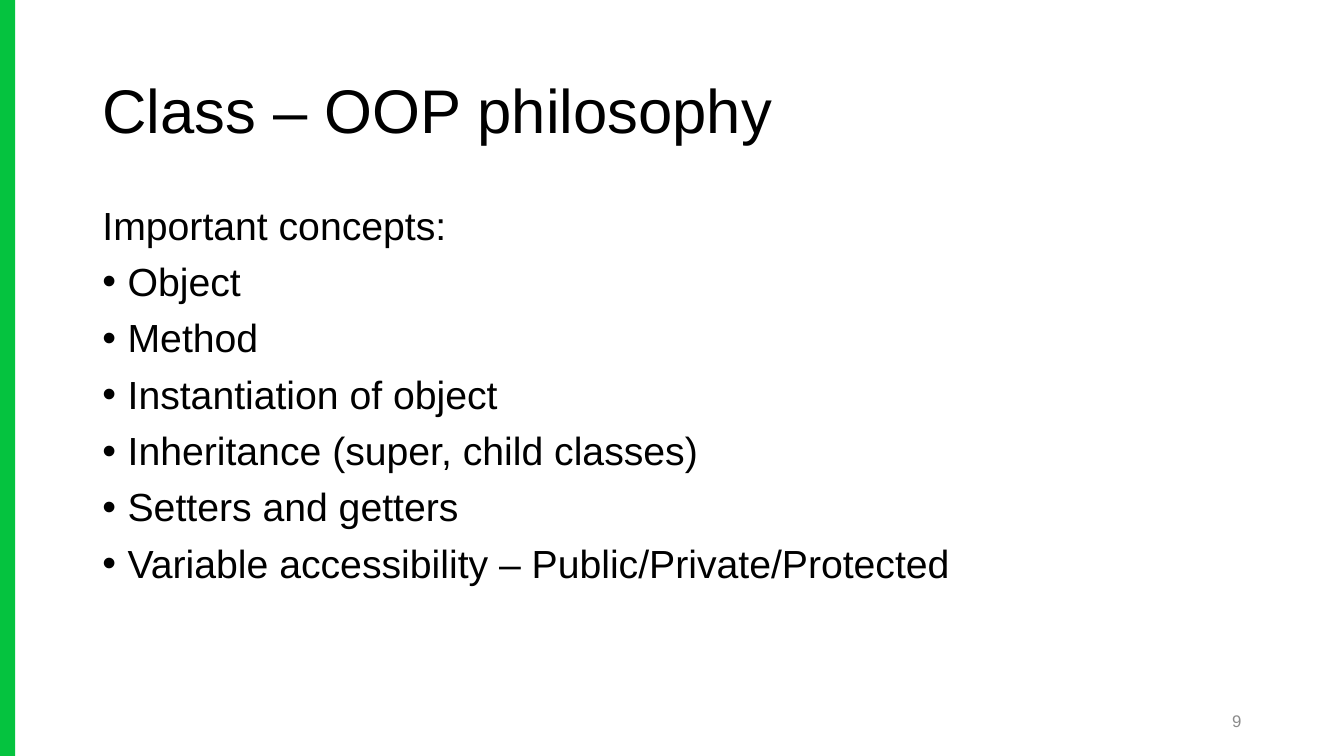
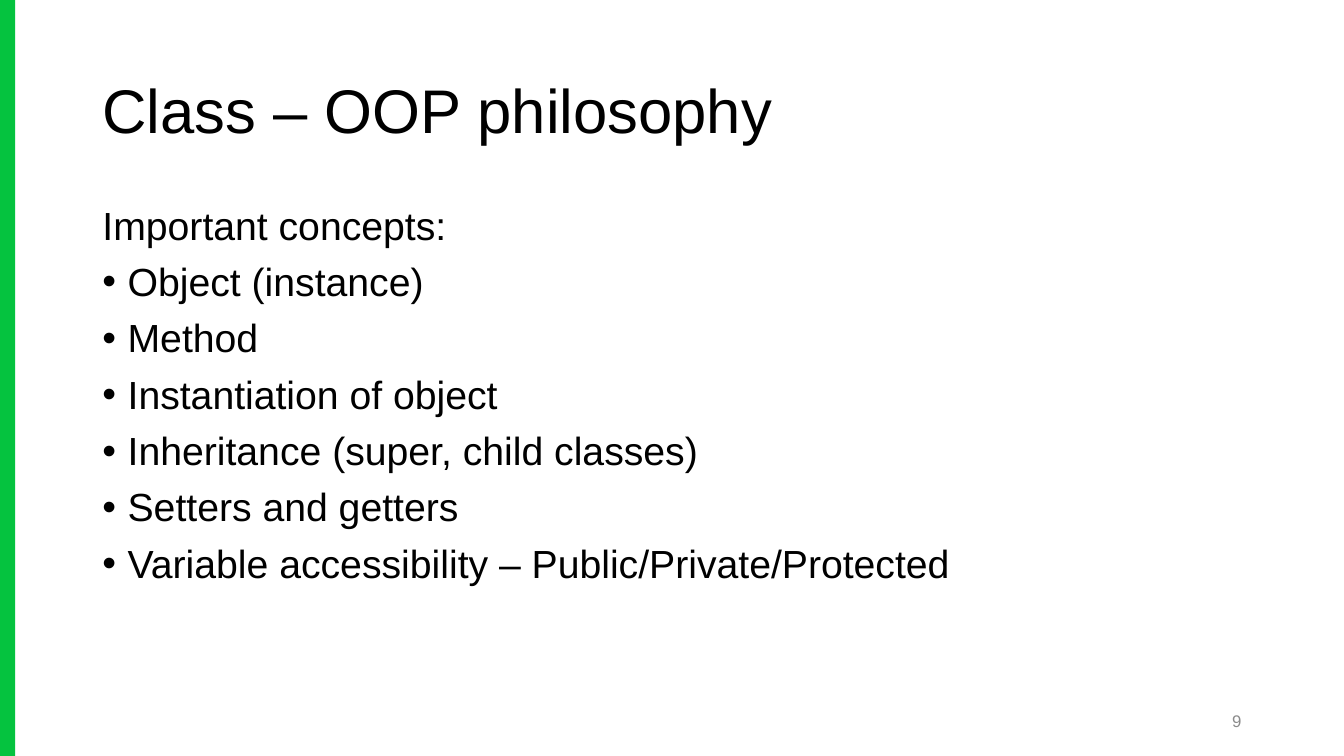
Before and after one commit to khishke/Introduction_Python, a slide deck: slide 9 of 3_Function_Class_and_Tools/ppt/Week_3_Function_and_Regex.pptx. Drawn at 1344x756 pixels with LibreOffice and Linux fonts; fonts in the diff are those of the drawing; background and template pictures are left out. Boxes give left, top, right and bottom in pixels: in the first picture for what was removed or moved away, otherwise in the second. Text is boxed around its words. In the diff, an @@ line names an element or a change of style, - is before the commit and + after.

```diff
--- a/3_Function_Class_and_Tools/ppt/Week_3_Function_and_Regex.pptx
+++ b/3_Function_Class_and_Tools/ppt/Week_3_Function_and_Regex.pptx
@@ text at bbox=[128, 267, 424, 304]: text changed @@
-• Object
+• Object (instance)
```
Also in this commit, not shown: 3 other slides changed, 6 other files.
